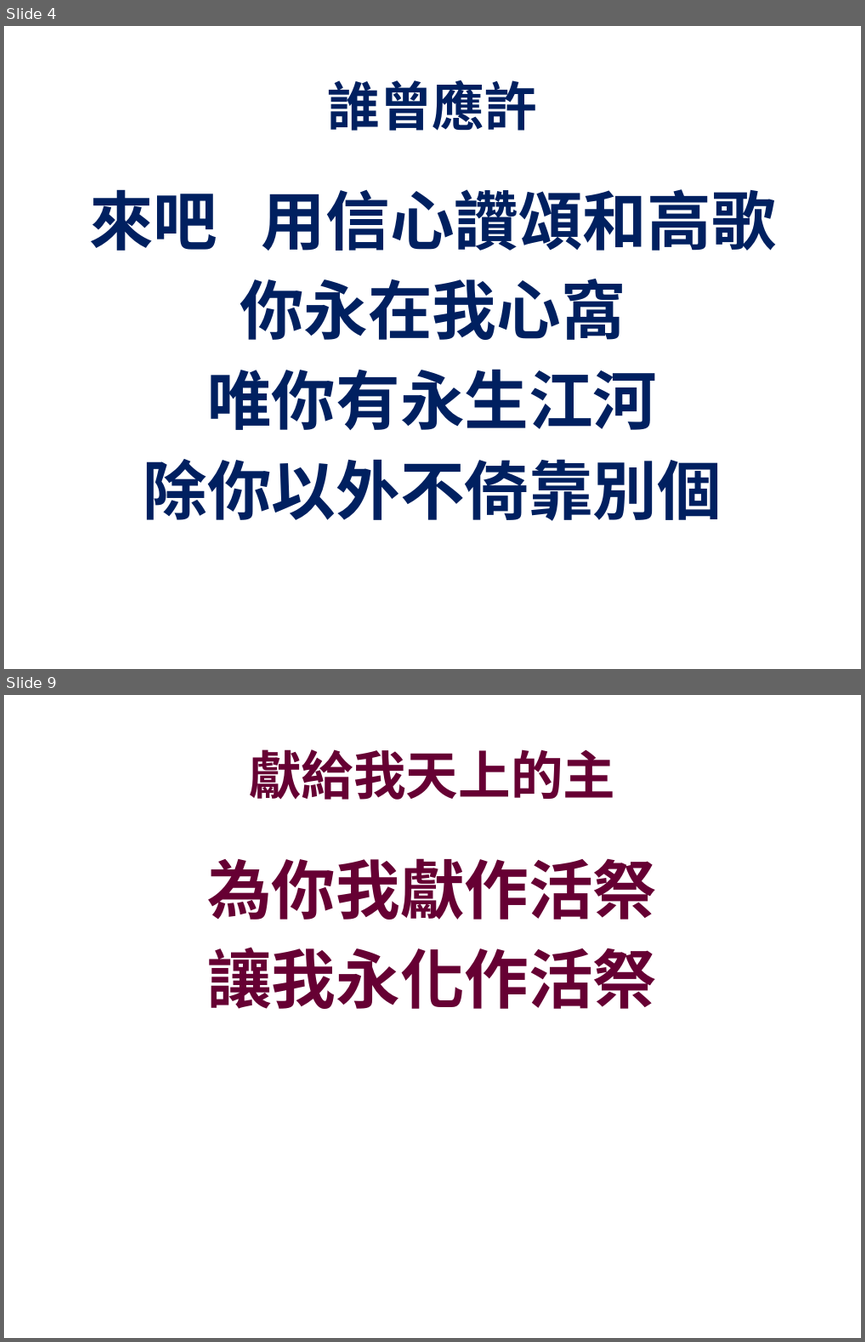
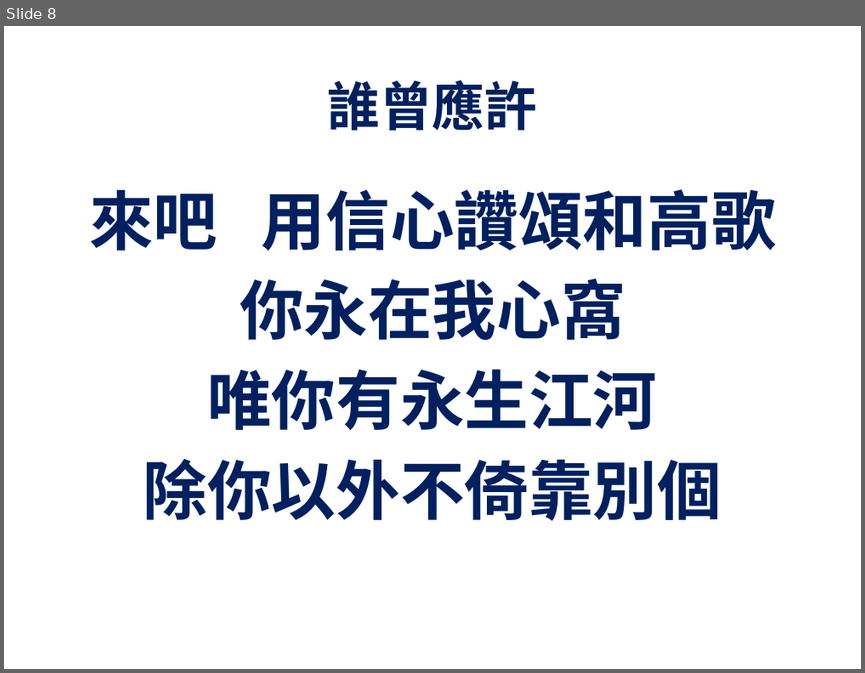
Before and after one commit to batisuoc/prayermeeting, a slide deck: 2019/1月/10-01-2019.pptx. Shown one above the other, each under a label of ours: slides 4 and 9 before the commit, slide 8 after it; the slides between them are not shown. The pictures are 865x1342 and 865x673 pixels, drawn with LibreOffice and Linux fonts; fonts in the diff are those of the drawing; background and template pictures are left out. Boxes give left, top, right and bottom in pixels: in the first picture for what was removed or moved away, otherwise in the second. Text is boxed around its words. In the diff, an @@ line names an element or a change of style, - is before the commit and + after.

```diff
--- a/2019/1月/10-01-2019.pptx
+++ b/2019/1月/10-01-2019.pptx
@@ slide 9 removed at box(4, 695, 861, 1338), background picture (left out) @@
@@ title removed at box(249, 749, 615, 800) @@
-獻給我天上的主
@@ text removed at box(207, 858, 657, 1009) @@
-為你我獻作活祭
-讓我永化作活祭
@@ what was slide 4 is now slide 8 @@
```
Also in this commit, not shown: 1 slide changed, 3 slides added, 3 other slides removed, 1 other file.
